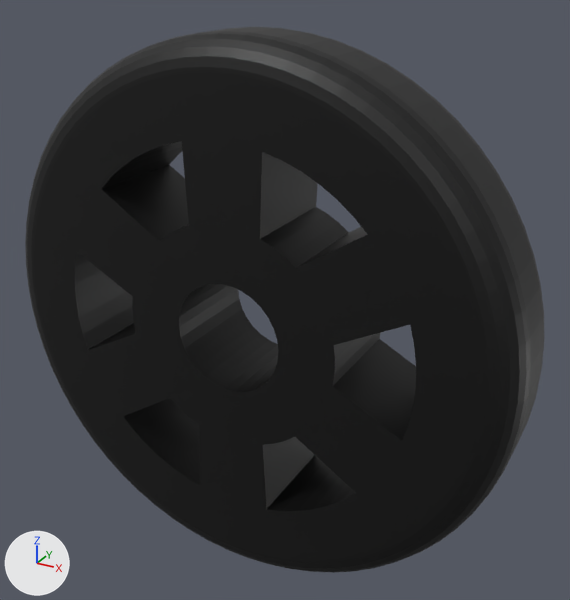
A saved change to the COLLADA model meshes/dae/wheel.dae.
The view is the same before and after, from a 50 mm camera at (98.8, -163.9, 88.9) aimed at (5.7, 5.3, 4.3). The lights are fixed; the arrows at lower left show +X, +Y and +Z.

Objects in the first picture: 'node'.
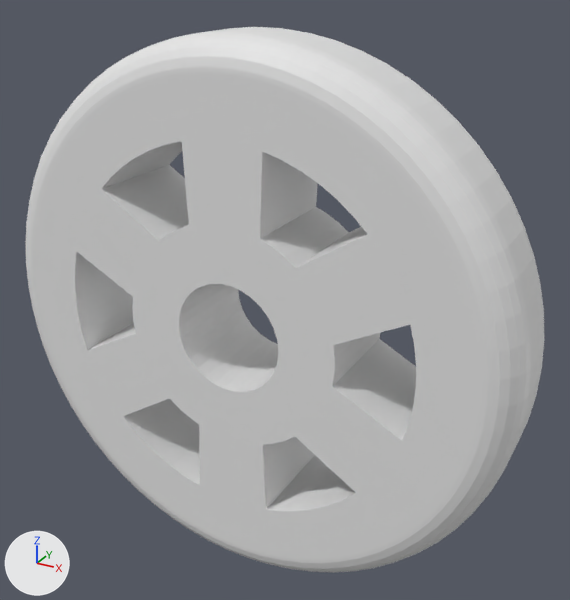
The change, as a diff of the scene's bpy script:
```diff
--- a/meshes/dae/wheel.dae.py
+++ b/meshes/dae/wheel.dae.py
@@ me_shape0 @@
 me_shape0.from_pydata(...)  # 1110 vertices, 2244 faces; spans x -73.0..73.0, y -14.5..14.5, z -72.9..72.9
-me_shape0.materials.append(mat_vertex_colours)
```

Changed parts and their boxes [x1, y1, x2, y2] in the pictures (570 x 600 px):
'node', recoloured (black to grey)
    both: [25, 27, 544, 573]
